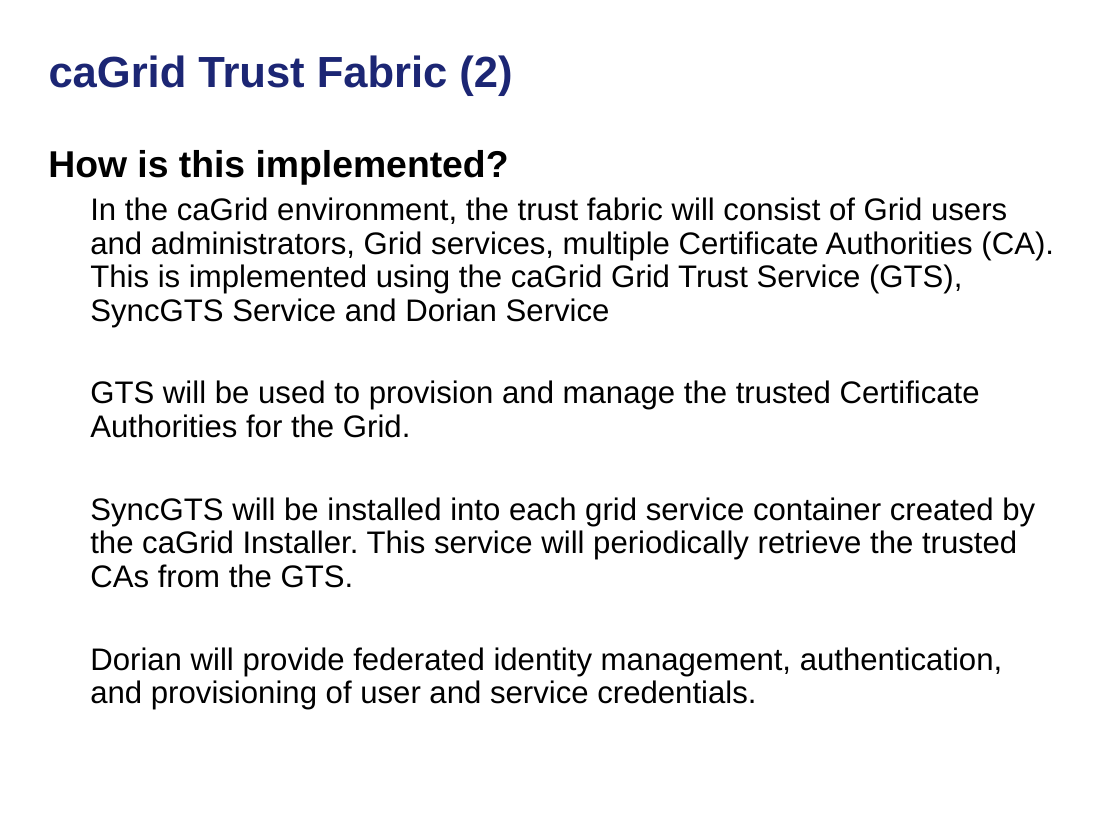
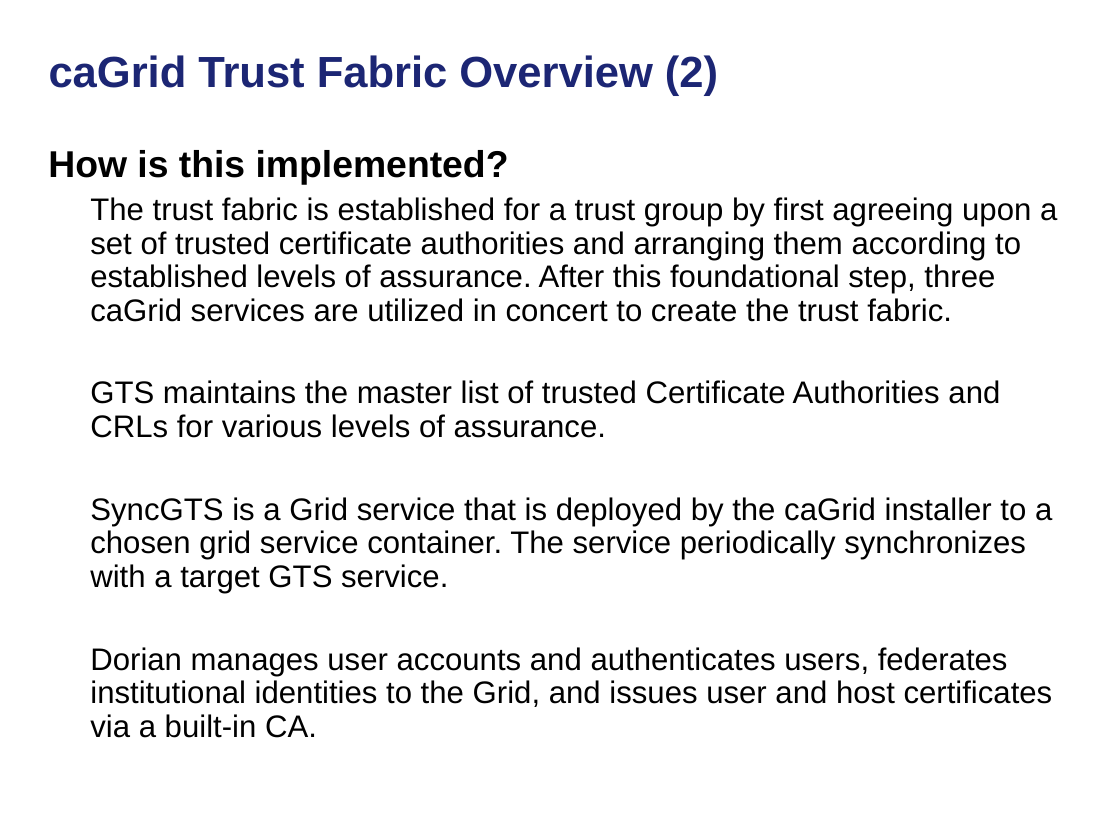
Before and after one commit to NCIP/cagrid-docs, a slide deck: slide 6 of general/meetings/UGM/2010-05-20_caGrid-Trust-Fabric.ppt (slide 3 before the commit). Drawn at 1120x840 pixels with LibreOffice and Linux fonts; fonts in the diff are those of the drawing; background and template pictures are left out. Boxes give left, top, right and bottom in pixels: in the first picture for what was removed or moved away, otherwise in the second. Text is boxed around its words. In the diff, an @@ line names an element or a change of style, - is before the commit and + after.

```diff
--- a/general/meetings/UGM/2010-05-20_caGrid-Trust-Fabric.ppt
+++ b/general/meetings/UGM/2010-05-20_caGrid-Trust-Fabric.ppt
@@ title at box(49, 55, 718, 96): text changed @@
-caGrid Trust Fabric (2)
+caGrid Trust Fabric Overview (2)
@@ text at box(90, 197, 1057, 738): text changed @@
-  In the caGrid environment, the trust fabric will consist of Grid users and administrators, Grid services, multiple Certificate Authorities (CA). This is implemented using the caGrid Grid Trust Service (GTS), SyncGTS Service and Dorian Service
-  GTS will be used to provision and manage the trusted Certificate Authorities for the Grid.
-  SyncGTS will be installed into each grid service container created by the caGrid Installer. This service will periodically retrieve the trusted CAs from the GTS.
-  Dorian will provide federated identity management, authentication, and provisioning of user and service credentials.
+  The trust fabric is established for a trust group by first agreeing upon a set of trusted certificate authorities and arranging them according to established levels of assurance. After this foundational step, three caGrid services are utilized in concert to create the trust fabric.
+  GTS maintains the master list of trusted Certificate Authorities and CRLs for various levels of assurance.
+  SyncGTS is a Grid service that is deployed by the caGrid installer to a chosen grid service container. The service periodically synchronizes with a target GTS service.
+  Dorian manages user accounts and authenticates users, federates institutional identities to the Grid, and issues user and host certificates via a built-in CA.
```
Also in this commit, not shown: 11 other slides changed, 9 slides added, 1 slide removed.
